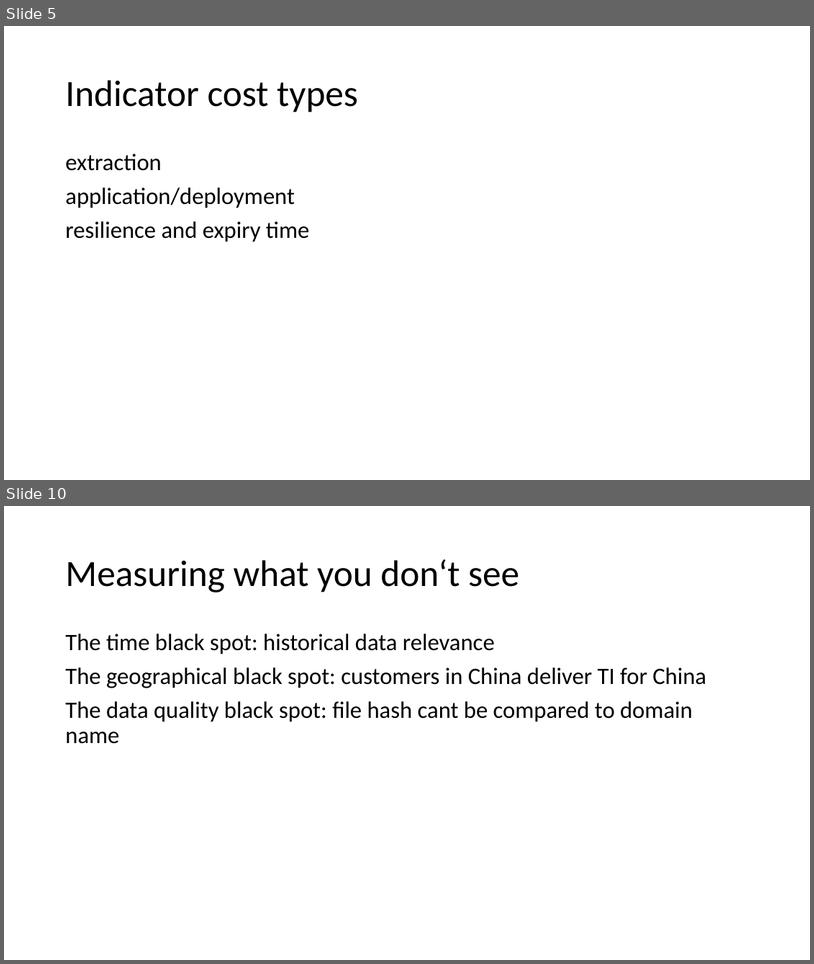
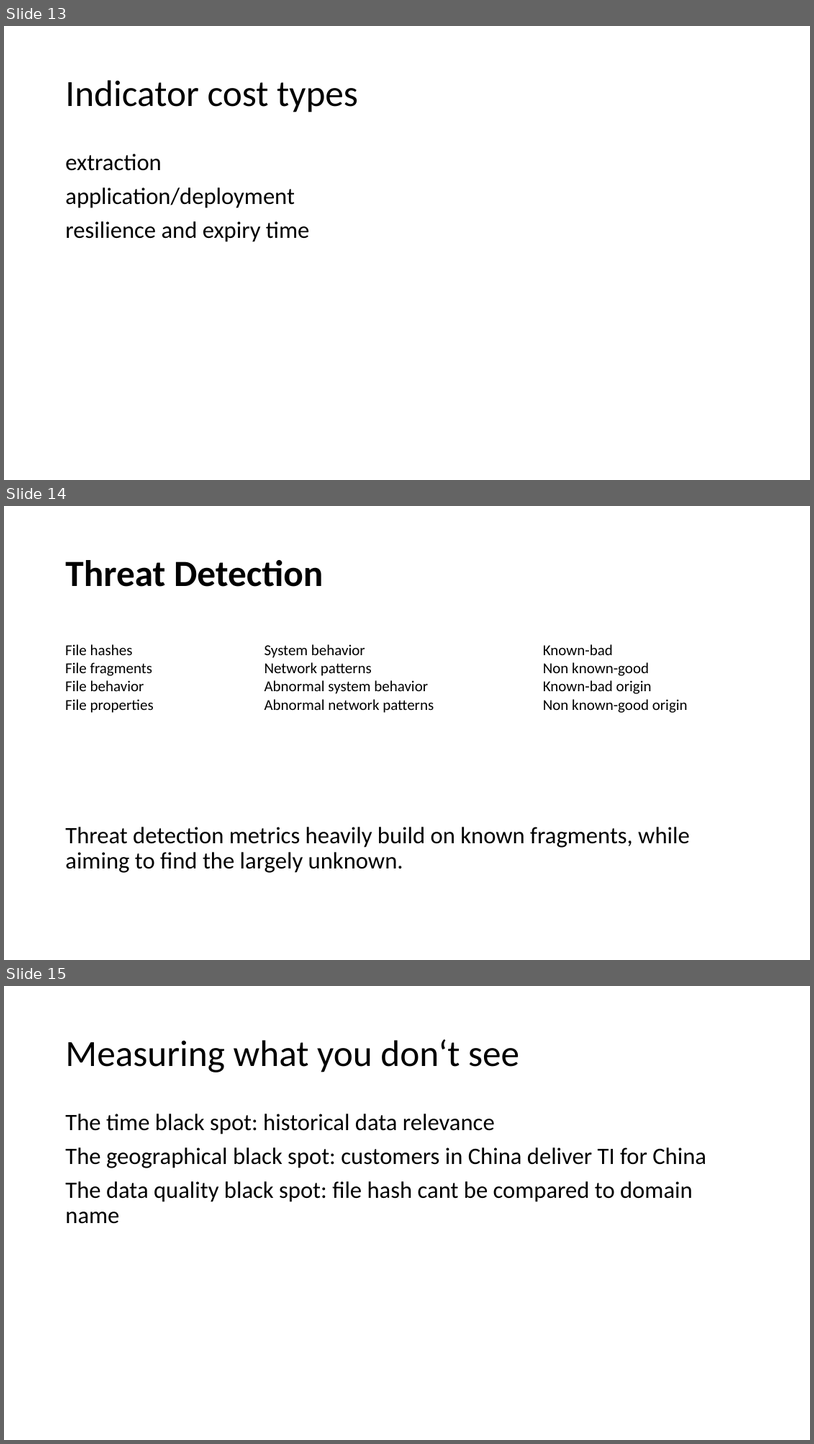
Before and after one commit to pinkflawd/IoCannon, a slide deck: draft.pptx. Shown one above the other, each under a label of ours: slides 5 and 10 before the commit, slides 13, 14 and 15 after it; the slides between them are not shown. The pictures are 814x964 and 814x1444 pixels, drawn with LibreOffice and Linux fonts; fonts in the diff are those of the drawing. Boxes give left, top, right and bottom in pixels: in the first picture for what was removed or moved away, otherwise in the second. Text is boxed around its words. In the diff, an @@ line names an element or a change of style, - is before the commit and + after.

```diff
--- a/draft.pptx
+++ b/draft.pptx
@@ slide 14 added at (4,506,810,960), background #FFFFFF @@
@@ title added at (65,560,323,587), 44 pt, text #000000, bold @@
+Threat Detection
@@ text added at (65,644,154,713), 18 pt, text #000000 @@
+File hashes
+File fragments
+File behavior
+File properties
@@ text added at (265,644,434,713), 18 pt, text #000000 @@
+System behavior
+Network patterns
+Abnormal system behavior
+Abnormal network patterns
@@ text added at (543,644,688,713), 18 pt, text #000000 @@
+Known-bad
+Non known-good
+Known-bad origin
+Non known-good origin
@@ text added at (65,826,690,872), 28 pt, text #000000 @@
+Threat detection metrics heavily build on known fragments, while aiming to find the largely unknown.
@@ what was slide 5 is now slide 13 @@
@@ what was slide 10 is now slide 15 @@
```
Also in this commit, not shown: 6 slides changed, 8 other slides added, 5 slides removed.
